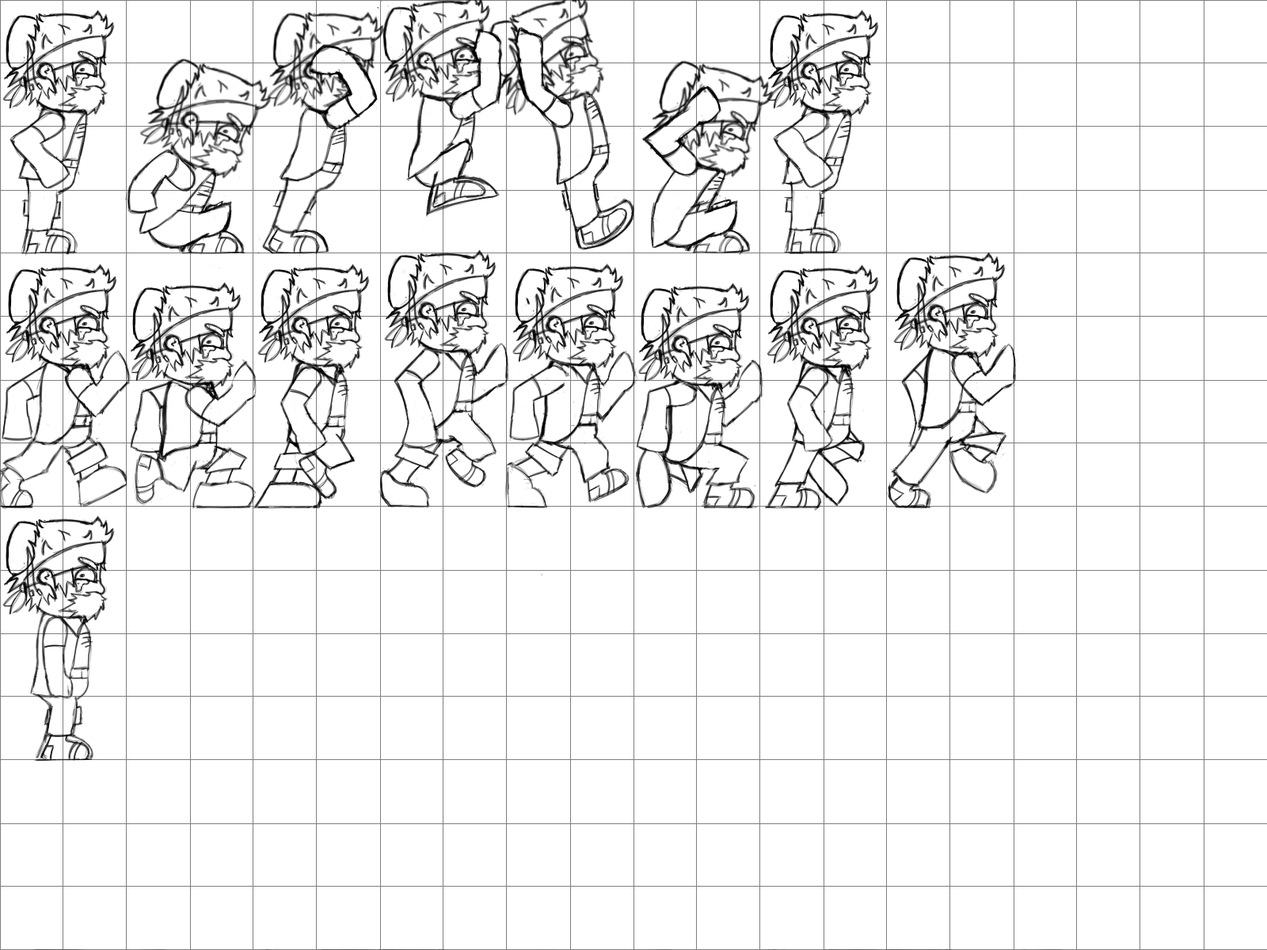
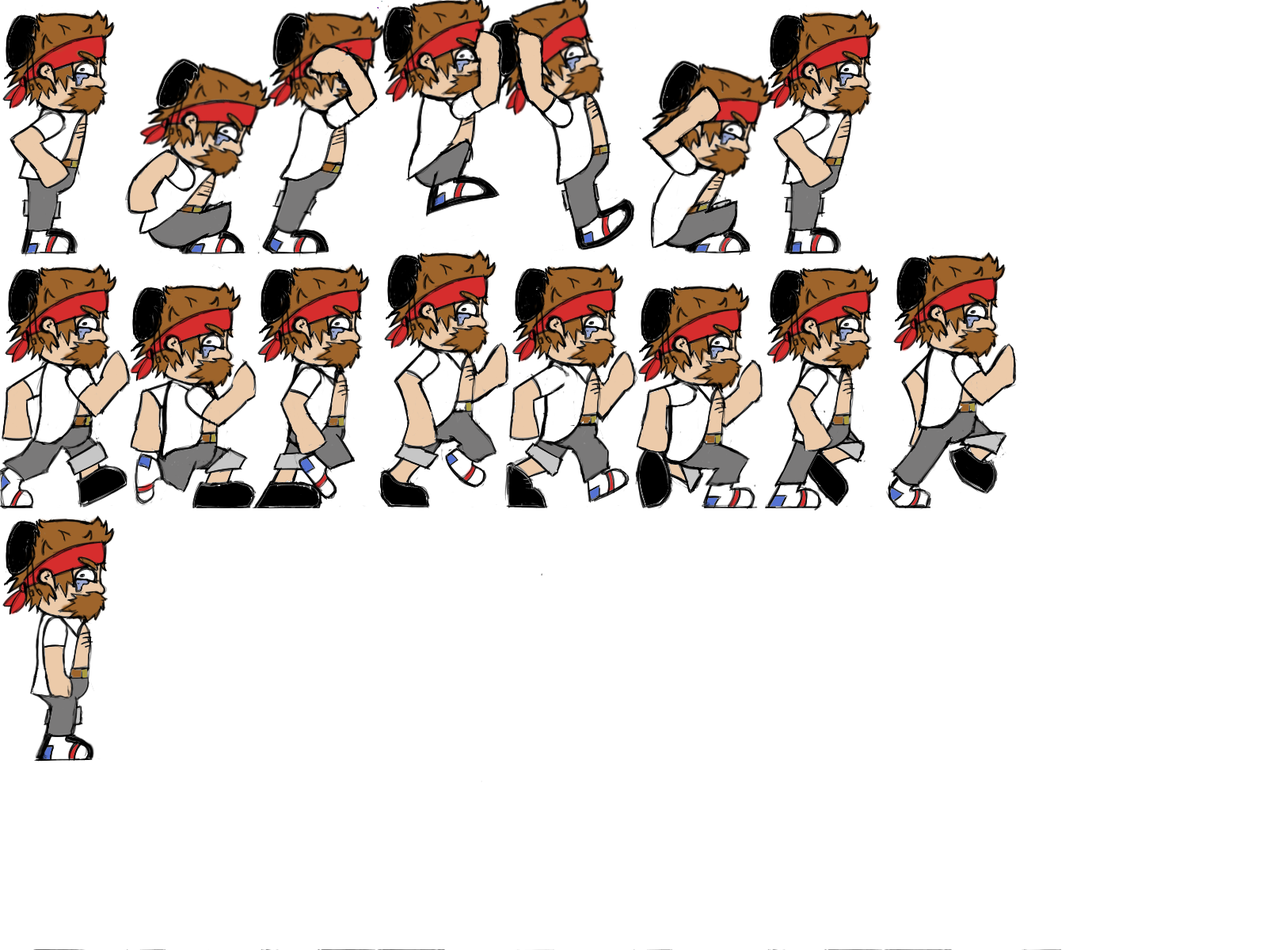
Before/after of a (1267, 950) layered artwork. What changed in the layer stack:
removed layer "Layer 05" over (x1=0, y1=0, x2=1062, y2=950)
added layer "Layer 05 copy" above "Layer 1" over (x1=0, y1=0, x2=1062, y2=950)
added layer "Layer 1" above "Layer 2 copy 7" over (x1=2, y1=14, x2=998, y2=700)
added layer "Layer 2 copy 7" above "Layer 3" over (x1=0, y1=0, x2=1062, y2=950)
added layer "Layer 3" above "Background" over (x1=0, y1=1, x2=1001, y2=767)
hid "Background" over (x1=0, y1=0, x2=1267, y2=950)
hid "Background (Sketchbook)" (1st of 2) over (x1=0, y1=0, x2=1267, y2=950)
hid "Background (Sketchbook)" (2nd of 2) over (x1=0, y1=0, x2=1267, y2=950)
